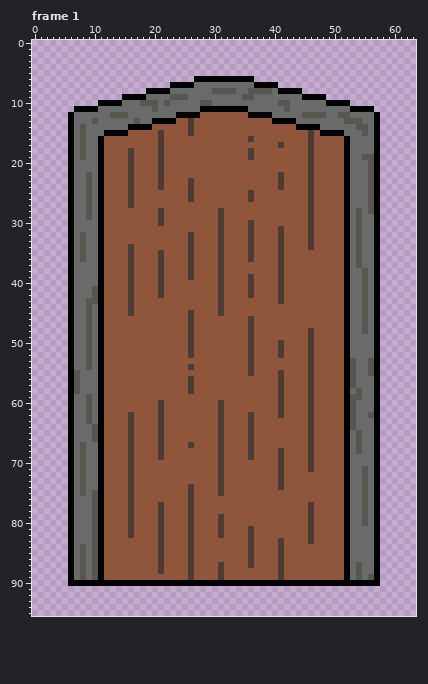
Edited in one commit: pixel-art file (TimeObjects/door.aseprite). Above, as it was before the edit.
64x96 pixels, 17 frames. Colours within 5 levels of each other are drawn and written as one. Shown: frame 1. The commit also changed other frames, which this record leaves out.
And afterwards:
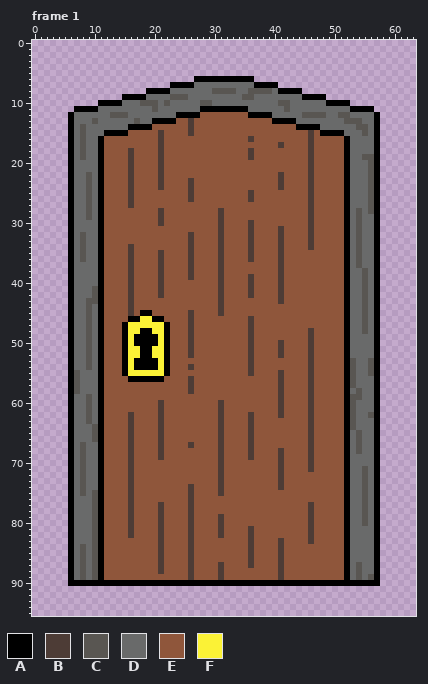
Palette (. is transparent): A #000000  B #4d3c36  C #595652  D #696a6a  E #8f563b  F #fbf236
Changes in this commit:
layer "Lock" now shown
Frame 1, layer "Lock":
Colour A replaces colour E in row 45 at x 18 to 19; in row 46 at x 16 to 17 and 20 to 21; in row 47 at x 15 and 22; in row 48 at x 15, 18 to 19 and 22; in rows 49 to 50 at x 15, 17 to 20 and 22; in rows 51 to 52 at x 15, 18 to 19 and 22.
Colour A replaces colour E in rows 53 to 54 at x 15, 17 to 20 and 22; in row 55 at x 15 and 22; in row 56 at x 16 to 21.
Colour F replaces colour E in row 46 at x 18 to 19; in row 47 at x 16 to 21; in row 48 at x 16 to 17 and 20 to 21; in rows 49 to 50 at x 16 and 21; in rows 51 to 52 at x 16 to 17 and 20 to 21; in rows 53 to 54 at x 16 and 21.
Colour F replaces colour E in row 55 at x 16 to 21.
Where, in picture pixels (left, top, right, bottom), the same in both pictures:
changed: (122, 310, 170, 382)
